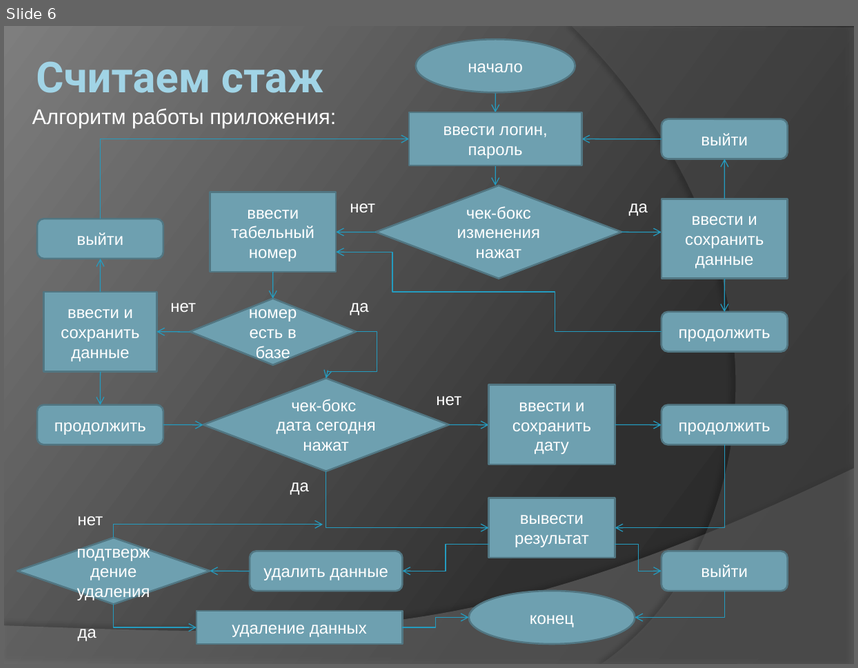
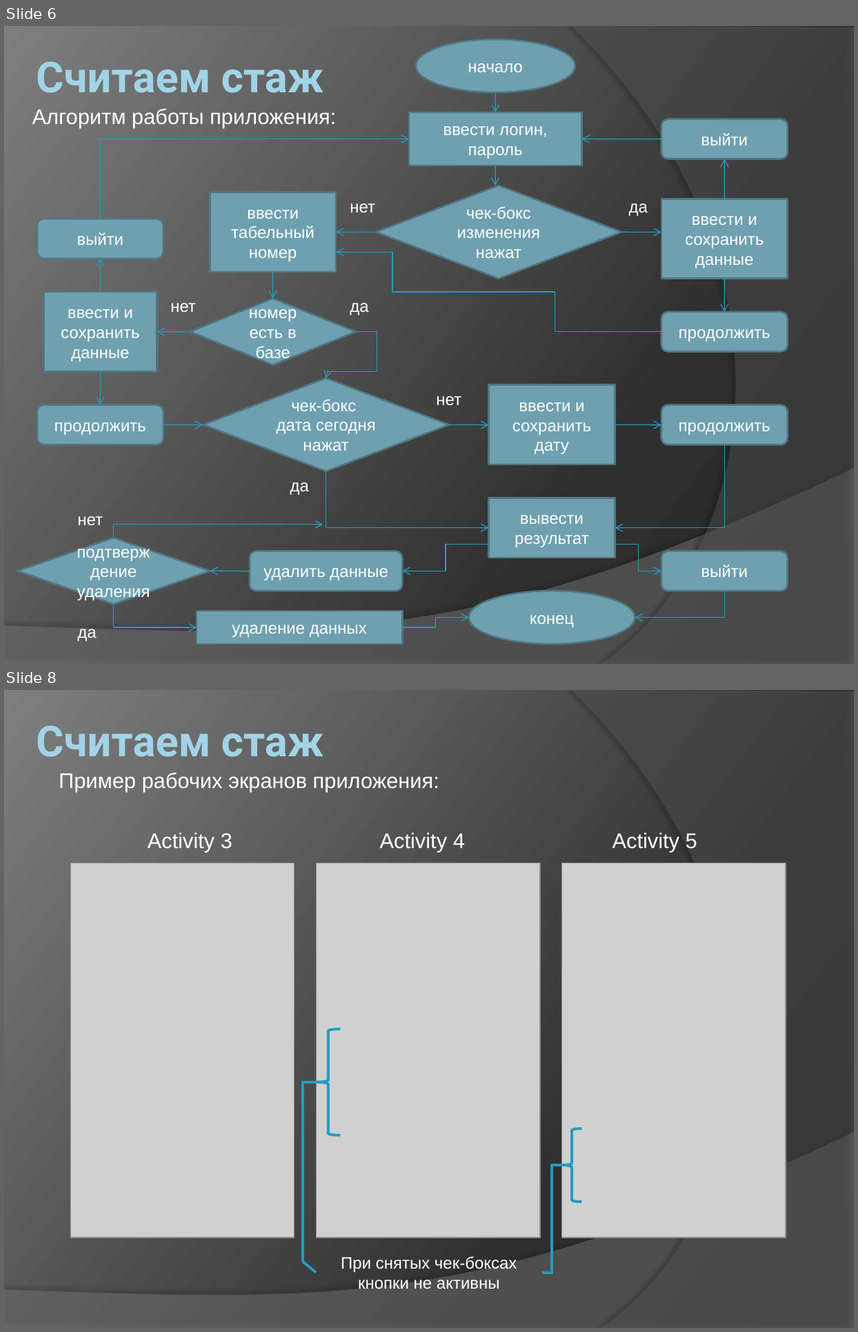
Before and after one commit to alexpt1637/MyAndroid, a slide deck: ПРОЕКТ/Сам Себе Кадровик - считаем стаж.pptx. Shown one above the other, each under a label of ours: slide 6 before the commit, slides 6 and 8 after it; the slides between them are not shown. The pictures are 858x668 and 858x1332 pixels, drawn with LibreOffice and Linux fonts; fonts in the diff are those of the drawing; grey boxes stand for pictures. Boxes give left, top, right and bottom in pixels: in the first picture for what was removed or moved away, otherwise in the second. Text is boxed around its words. In the diff, an @@ line names an element or a change of style, - is before the commit and + after.

```diff
--- a/ПРОЕКТ/Сам Себе Кадровик - считаем стаж.pptx
+++ b/ПРОЕКТ/Сам Себе Кадровик - считаем стаж.pptx
@@ slide 8 added at <box>4,690,854,1328</box>, background gradient #282828 to #2F2F2F to #7E7E7E; not listed: 2 template elements that a slide beside it also shows @@
@@ title added at <box>36,725,324,757</box>, 36 pt, text gradient #A1D4E7 to #58808D, bold @@
+Считаем стаж
@@ text added at <box>59,772,439,792</box>, 18 pt, text #FFFFFF @@
+Пример рабочих экранов приложения:
@@ text added at <box>148,832,232,851</box>, 18 pt, text #FFFFFF @@
+Activity 3
@@ text added at <box>380,832,465,851</box>, 18 pt, text #FFFFFF @@
+Activity 4
@@ text added at <box>613,832,697,851</box>, 18 pt, text #FFFFFF @@
+Activity 5
@@ picture added at <box>70,862,294,1237</box> @@
@@ picture added at <box>316,862,540,1237</box> @@
@@ picture added at <box>562,862,786,1237</box> @@
@@ left brace added at <box>316,1028,340,1134</box>, outline #239BC2 2.25 pt @@
@@ elbow line added from (303, 1261) to (316, 1082), #239BC2 2.25 pt @@
@@ left brace added at <box>562,1129,582,1202</box>, outline #239BC2 2.25 pt @@
@@ elbow line added from (562, 1165) to (542, 1272), #239BC2 2.25 pt @@
@@ line added from (316, 1272) to (303, 1261), #239BC2 2.25 pt @@
@@ text added at <box>341,1256,517,1288</box>, 14 pt, text #FFFFFF @@
+При снятых чек-боксах
+кнопки не активны
```
Also in this commit, not shown: 1 slide changed, 3 other slides added, 47 other files.
